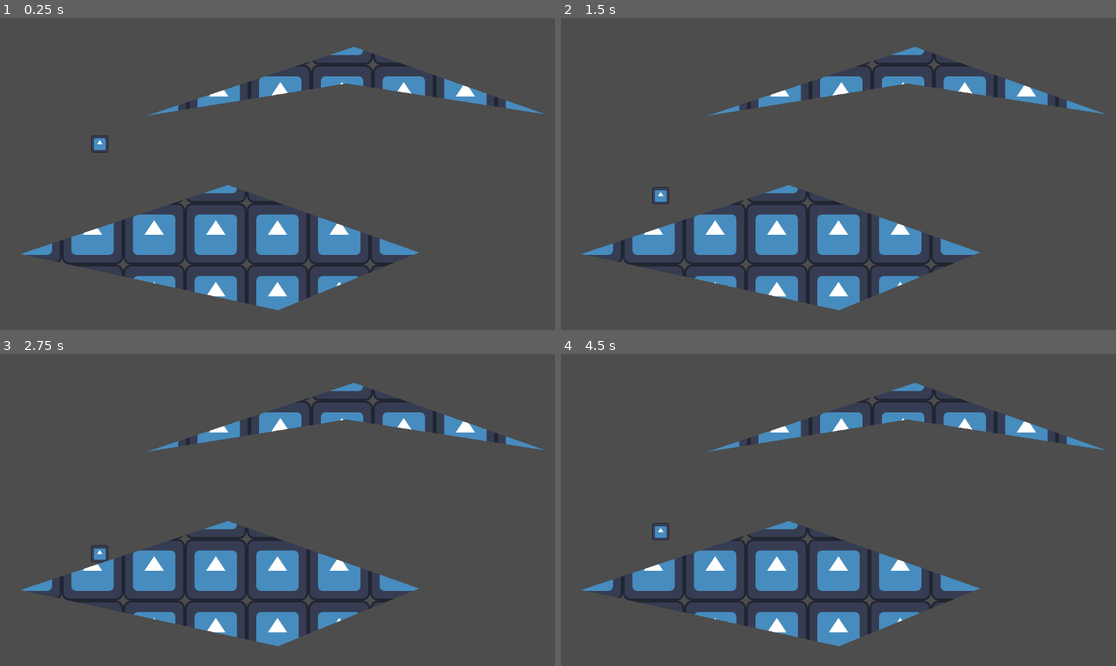
Above: before the commit, frames 1-4 (two rows, left to right).
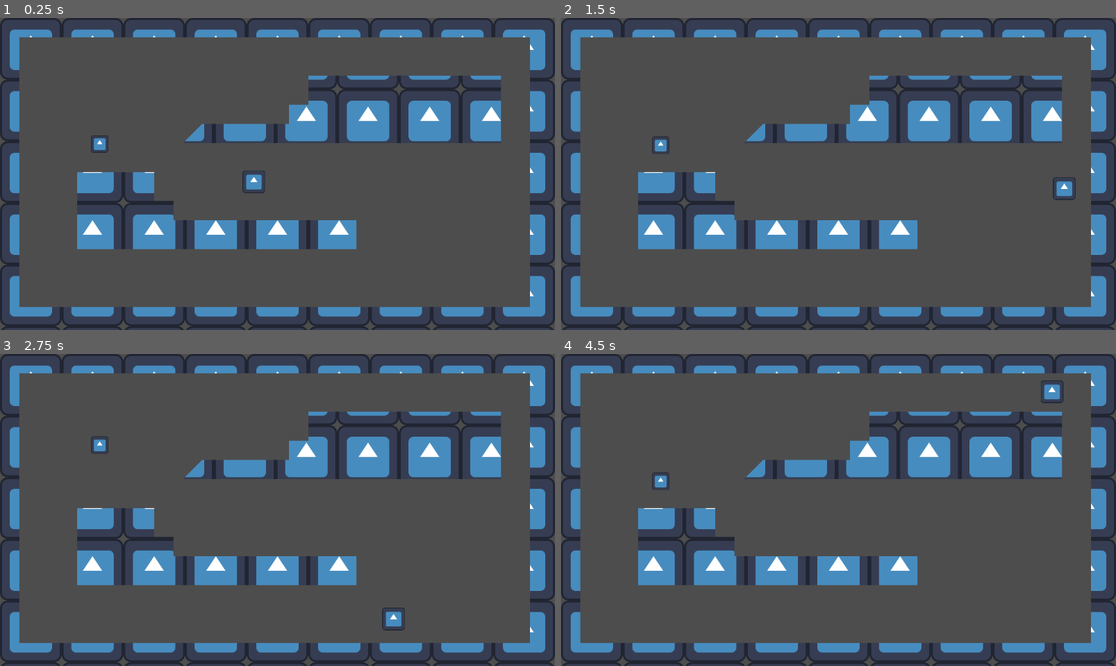
Above: after the commit, the same moments.

Repository: Kurooco/trijam348
Game: Godot game, scene res://scenes/level_1.tscn
Same seed, same stepped clock (60 frames per second), same inputs: the game is played once before the commit and once after it. The engine's default icon, where the game draws it, is replaced by a stand-in: a white triangle on a blue panel in a dark square.
Inputs:
- Up to frame 1 (0.25 s): no input
- Up to frame 2 (1.5 s): hold Up (jump_p) 0.53-1.28 s; hold D (right_f) from 0.53 s (still down); tap W (jump_f) at 0.6, 0.77, 1.07 s; tap Up (jump_p) at 1.35 s
- Up to frame 3 (2.75 s): tap W (jump_f) at 1.52, 1.55, 1.82, 2.1 s; release D (right_f) at 2.03 s; hold A (left_f) from 2.03 s (still down); hold Up (jump_p) from 2.03 s (still down)
- Up to frame 4 (4.5 s): release A (left_f) at 2.78 s; release Up (jump_p) at 2.78 s; hold D (right_f) 2.78-4.28 s; tap Up (jump_p) at 2.85, 4.35 s; tap W (jump_f) at 3.02, 3.05, 3.32, 3.6, 3.77, 4.07 s; hold Up (jump_p) 3.53-4.28 s; hold A (left_f) from 4.28 s (still down)

The runs differ from the first frame. In frame 1, 24% of the frame differs, in the area x 0-100%, y 0-100%; in frame 2, 24%; in frame 3, 24%; in frame 4, 24%.

Commit message:
created fire, first level frame

Diff:
--- a/project.godot
+++ b/project.godot
@@ -47,6 +47,11 @@
 "events": [Object(InputEventKey,"resource_local_to_scene":false,"resource_name":"","device":-1,"window_id":0,"alt_press …(192 unchanged characters)…
 ]
 }
+down_f={
+"deadzone": 0.2,
+"events": [Object(InputEventKey,"resource_local_to_scene":false,"resource_name":"","device":-1,"window_id":0,"alt_pressed":false,"shift_pressed":false,"ctrl_pressed":false,"meta_pressed":false,"pressed":false,"keycode":0,"physical_keycode":83,"key_label":0,"unicode":115,"location":0,"echo":false,"script":null)
+]
+}
 
 [rendering]
 
--- /dev/null
+++ b/scenes/fire.tscn
@@ -0,0 +1,19 @@
+[gd_scene load_steps=4 format=3 uid="uid://bx4o43qth1rfd"]
+
+[ext_resource type="Texture2D" uid="uid://cyff6a50y5yhy" path="res://icon.svg" id="1_52nqi"]
+[ext_resource type="Script" uid="uid://bh4tysvfqg84l" path="res://scripts/fire.gd" id="1_xqmqg"]
+
+[sub_resource type="RectangleShape2D" id="RectangleShape2D_xqmqg"]
+size = Vector2(41, 41)
+
+[node name="CharacterBody2D" type="CharacterBody2D"]
+script = ExtResource("1_xqmqg")
+
+[node name="CollisionShape2D" type="CollisionShape2D" parent="."]
+position = Vector2(-0.5, 0.5)
+shape = SubResource("RectangleShape2D_xqmqg")
+
+[node name="Sprite2D" type="Sprite2D" parent="."]
+position = Vector2(-0.999996, 3.8147e-06)
+scale = Vector2(0.367188, 0.367188)
+texture = ExtResource("1_52nqi")
--- a/scenes/level_1.tscn
+++ b/scenes/level_1.tscn
@@ -1,8 +1,9 @@
-[gd_scene load_steps=4 format=3 uid="uid://uoxqxlnund4b"]
+[gd_scene load_steps=5 format=3 uid="uid://uoxqxlnund4b"]
 
 [ext_resource type="PackedScene" uid="uid://31daujt3lhts" path="res://scenes/person.tscn" id="1_014kd"]
 [ext_resource type="Script" uid="uid://cmhtdk12wkdnl" path="res://scenes/level_1.gd" id="1_bswci"]
 [ext_resource type="Texture2D" uid="uid://cyff6a50y5yhy" path="res://icon.svg" id="2_rus8k"]
+[ext_resource type="PackedScene" uid="uid://bx4o43qth1rfd" path="res://scenes/fire.tscn" id="4_5xbjy"]
 
 [node name="Level1" type="Node2D" node_paths=PackedStringArray("collision_node")]
 script = ExtResource("1_bswci")
@@ -17,10 +18,18 @@
 [node name="StaticBody2D" type="StaticBody2D" parent="Collsion"]
 
 [node name="CollisionPolygon2D" type="CollisionPolygon2D" parent="Collsion/StaticBody2D"]
-polygon = PackedVector2Array(42, 490, 473, 347, 870, 487, 577, 607)
+polygon = PackedVector2Array(-20, 660, -20, -20, 40, -20, 40, 600, 1100, 600, 1100, 40, 40, 40, 40, -20, 1100, -20, 1160, -20, 1160, 660)
 
 [node name="StaticBody2D2" type="StaticBody2D" parent="Collsion"]
 
 [node name="CollisionPolygon2D" type="CollisionPolygon2D" parent="Collsion/StaticBody2D2"]
-position = Vector2(262, -287)
-polygon = PackedVector2Array(42, 490, 473, 347, 870, 487, 457, 423)
+polygon = PackedVector2Array(160, 480, 740, 480, 740, 420, 360, 420, 360, 380, 320, 380, 320, 320, 160, 320)
+
+[node name="StaticBody2D3" type="StaticBody2D" parent="Collsion"]
+
+[node name="CollisionPolygon2D" type="CollisionPolygon2D" parent="Collsion/StaticBody2D3"]
+position = Vector2(60, 20)
+polygon = PackedVector2Array(580, 240, 980, 240, 980, 100, 580, 100, 580, 160, 540, 160, 540, 200, 360, 200, 320, 240, 360, 240)
+
+[node name="CharacterBody2D" parent="." instance=ExtResource("4_5xbjy")]
+position = Vector2(528, 283)
--- /dev/null
+++ b/scripts/fire.gd
@@ -0,0 +1,38 @@
+extends CharacterBody2D
+
+
+const SPEED = 50.0
+const JUMP_VELOCITY = -700.0
+
+var y_rebound_vel = 0
+var x_rebound_vel = 0
+
+func _physics_process(delta):
+	# Add the gravity.
+	if not is_on_floor():
+		velocity += get_gravity() * delta * 2
+		y_rebound_vel = velocity.y
+	elif(not Input.is_action_pressed("down_f")):
+		velocity.y = -abs(y_rebound_vel*.8)
+	else:
+		y_rebound_vel = 0
+
+	# Handle jump.
+	if Input.is_action_just_pressed("jump_f"):
+		velocity.y = JUMP_VELOCITY
+
+	# Get the input direction and handle the movement/deceleration.
+	# As good practice, you should replace UI actions with custom gameplay actions.
+	var direction = Input.get_axis("left_f", "right_f")
+	if direction:
+		velocity.x += direction * SPEED
+	#else:
+	#	velocity.x += move_toward(velocity.x, 0, SPEED)
+
+	velocity.x = lerp(velocity.x, 0.0, 1 - pow(.04, delta))
+	if(!is_on_wall()):
+		x_rebound_vel = velocity.x
+	else:
+		velocity.x = -x_rebound_vel*.9
+
+	move_and_slide()
--- a/scripts/person.gd
+++ b/scripts/person.gd
@@ -2,7 +2,7 @@
 
 
 const SPEED = 300.0
-const JUMP_VELOCITY = -400.0
+const JUMP_VELOCITY = -500.0
 
 
 func _physics_process(delta):
@@ -11,7 +11,7 @@
 		velocity += get_gravity() * delta
 
 	# Handle jump.
-	if Input.is_action_just_pressed("jump_p") and is_on_floor():
+	if Input.is_action_pressed("jump_p") and is_on_floor():
 		velocity.y = JUMP_VELOCITY
 
 	# Get the input direction and handle the movement/deceleration.
Not shown, added: scripts/fire.gd.uid
